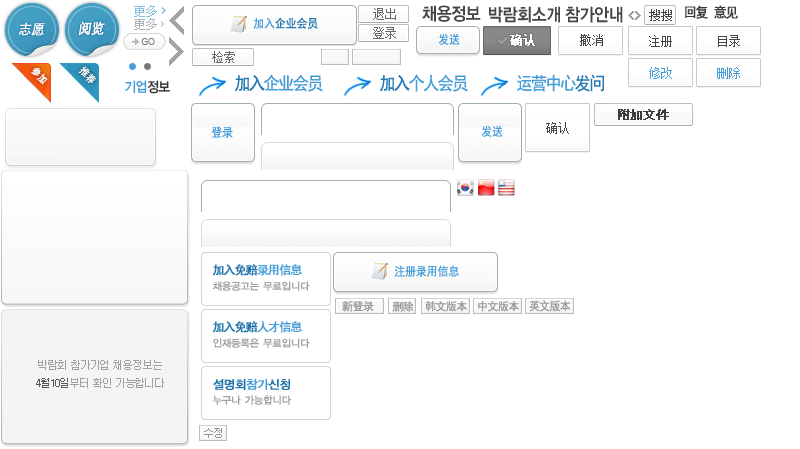
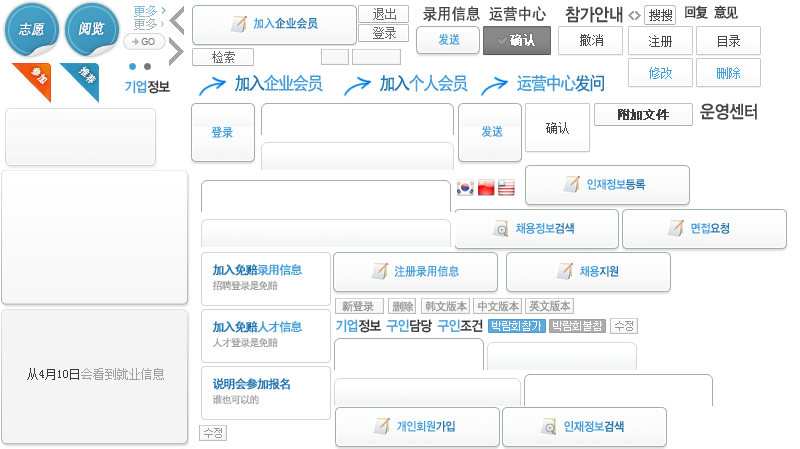
Revision of a layered (800, 449) image; what changed, layer by layer:
added layer "레이어 149" above "발송작은버튼" over [334, 103, 787, 449]
hid "박람회소개" over [489, 6, 560, 23]
added layer "录用信息" above "运营中心" over [423, 6, 480, 22]
added layer "运营中心" above "从4月10日会看到就业信息" over [489, 6, 546, 22]
added layer "从4月10日会看到就业信息" above "박람회 참가기업 채용정보는 4월10일부터 확인 가능합니다" over [27, 368, 164, 380]
painted on "박람회 참가기업 채용정보는 4월10일부터 확인 가능합니다" over [30, 360, 164, 388]
hid "채용정보" over [422, 5, 481, 22]
renamed "누구나 가능합니다" to "谁也可以的", painted on it over [212, 394, 291, 405]
renamed "설명회참가신청" to "说明会参加报名", painted on it over [213, 378, 290, 390]
renamed "인재등록은 무료입니다" to "人才登录是免赔", painted on it over [213, 337, 310, 348]
renamed "채용공고는 무료입니다" to "招聘登录是免赔", painted on it over [212, 280, 310, 291]
